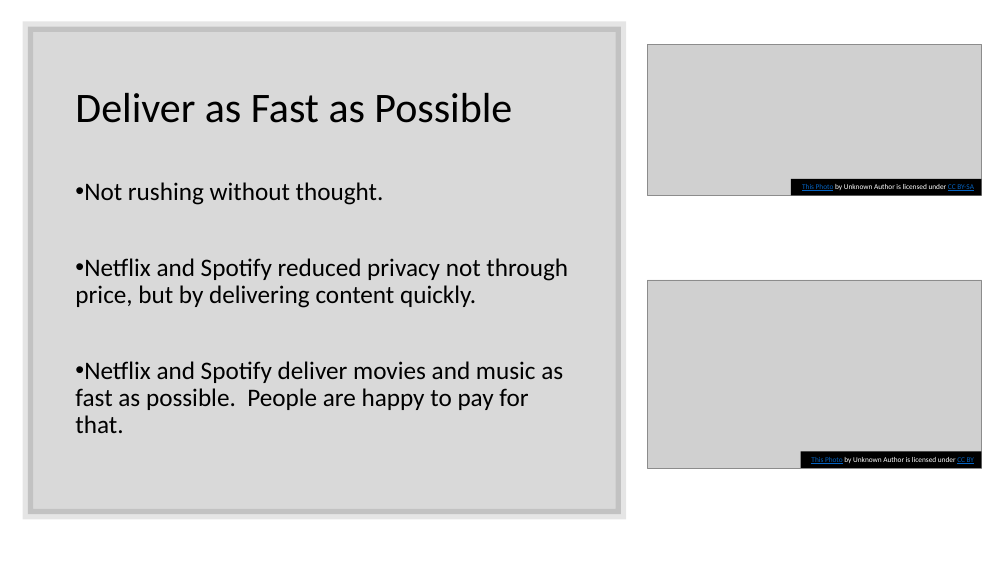
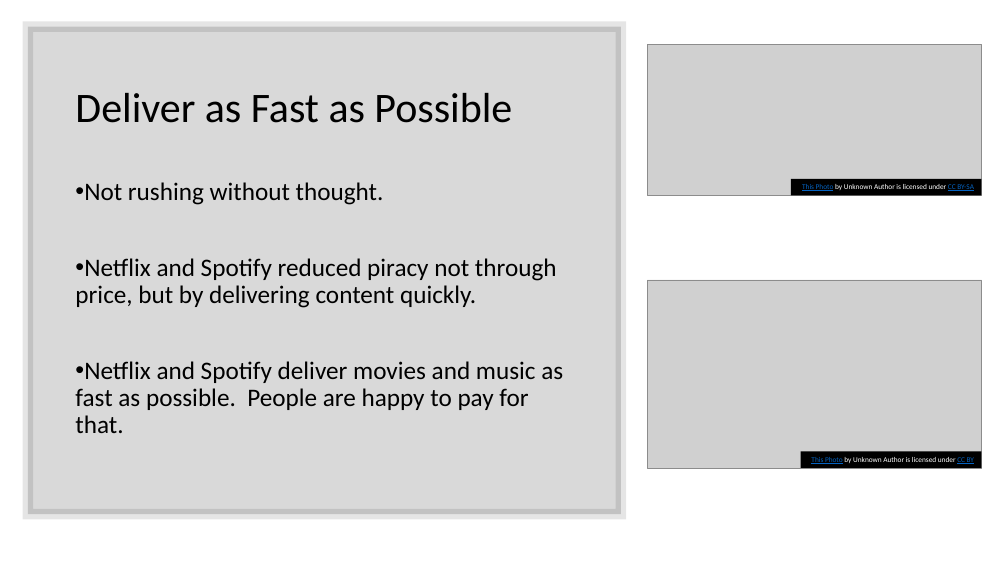
Before and after one commit to kevin-chalmers/set08103, a slide deck: slide 21 of lectures/lecture04/slides.pptx. Drawn at 1008x567 pixels with LibreOffice and Linux fonts; fonts in the diff are those of the drawing; grey boxes stand for pictures. Boxes give left, top, right and bottom in pixels: in the first picture for what was removed or moved away, otherwise in the second. Text is boxed around its words. In the diff, an @@ line names an element or a change of style, - is before the commit and + after.

Commit message:
Tweak to lecture 04 slides.

```diff
--- a/lectures/lecture04/slides.pptx
+++ b/lectures/lecture04/slides.pptx
@@ text at <box>75,258,557,308</box>: text changed @@
-• Netflix and Spotify reduced privacy not through price, but by delivering content quickly.
+• Netflix and Spotify reduced piracy not through price, but by delivering content quickly.
```
